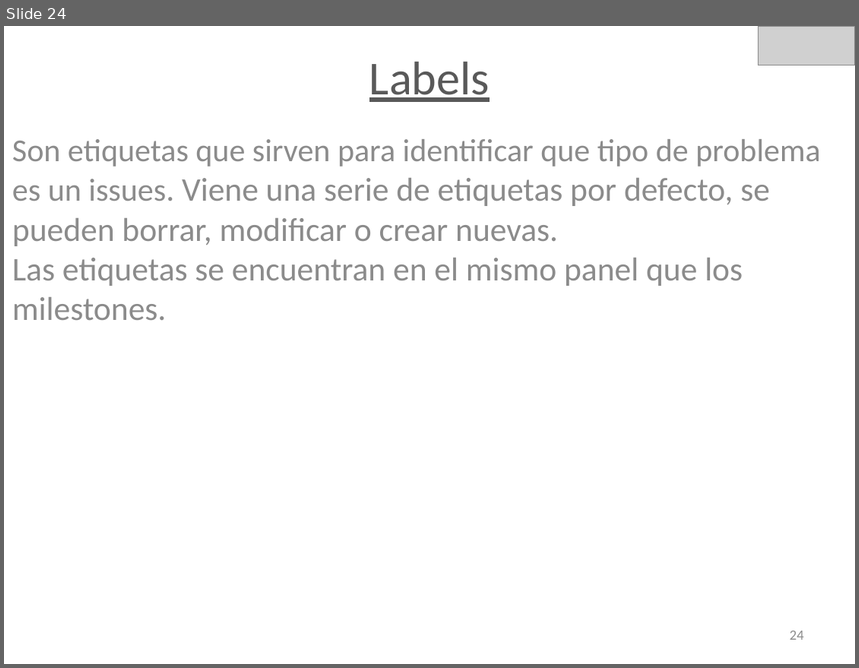
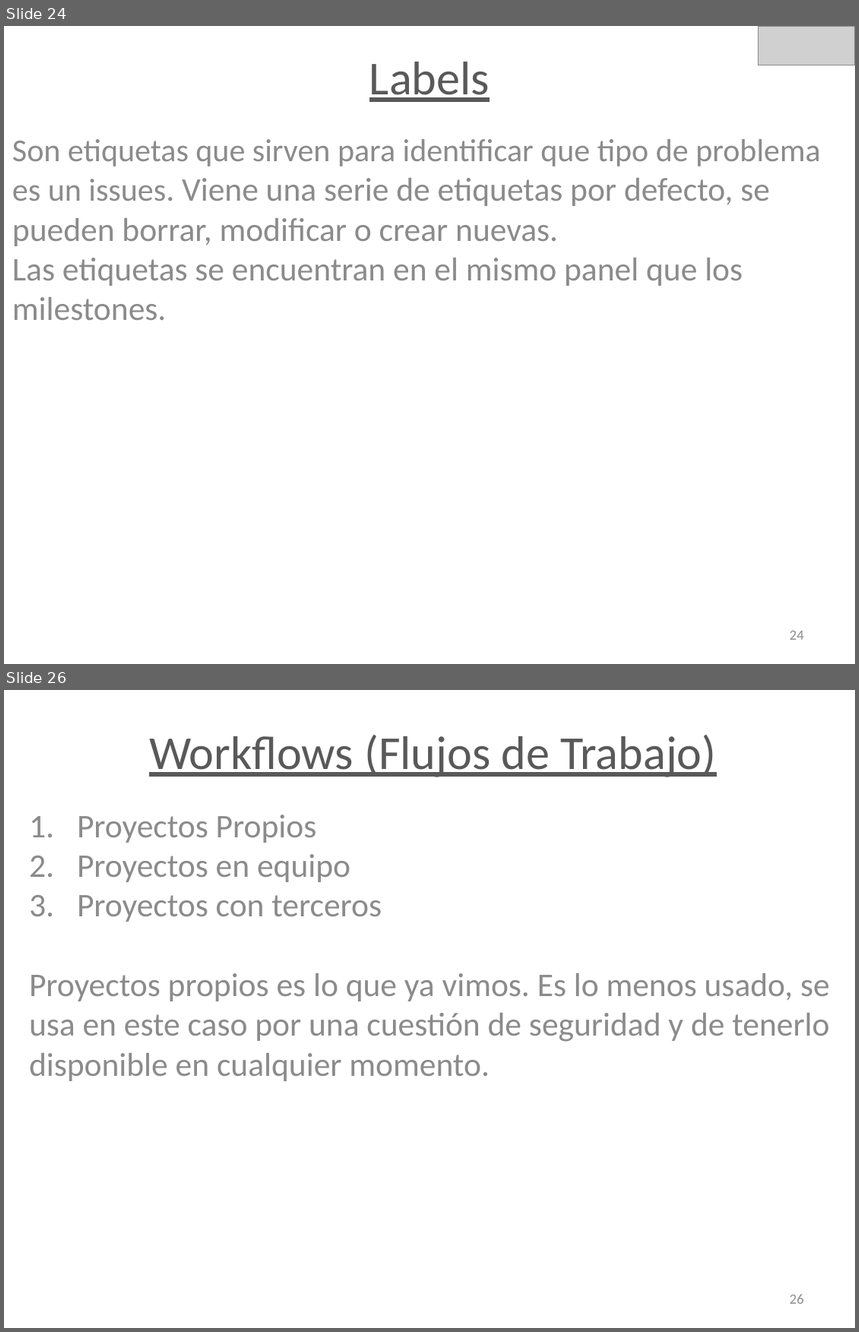
Before and after one commit to juanjomac/Profesorado, a slide deck: Sistema de Control de Versión Git.pptx. Shown one above the other, each under a label of ours: slide 24 before the commit, slides 24 and 26 after it; the slides between them are not shown. The pictures are 859x668 and 859x1332 pixels, drawn with LibreOffice and Linux fonts; fonts in the diff are those of the drawing; grey boxes stand for pictures. Boxes give left, top, right and bottom in pixels: in the first picture for what was removed or moved away, otherwise in the second. Text is boxed around its words. In the diff, an @@ line names an element or a change of style, - is before the commit and + after.

```diff
--- a/Sistema de Control de Versión Git.pptx
+++ b/Sistema de Control de Versión Git.pptx
@@ slide 26 added at (4, 690, 855, 1328), background #FFFFFF @@
@@ text added at (29, 735, 830, 1081), 28 pt, text #8C8C8C @@
+Workflows (Flujos de Trabajo)
+1. Proyectos Propios
+2. Proyectos en equipo
+3. Proyectos con terceros
+Proyectos propios es lo que ya vimos. Es lo menos usado, se usa en este caso por una cuestión de seguridad y de tenerlo disponible en cualquier momento.
@@ page number added at (790, 1294, 804, 1304), 12 pt, text #8C8C8C @@
+26
```
Also in this commit, not shown: 1 slide changed, 2 other slides added.
